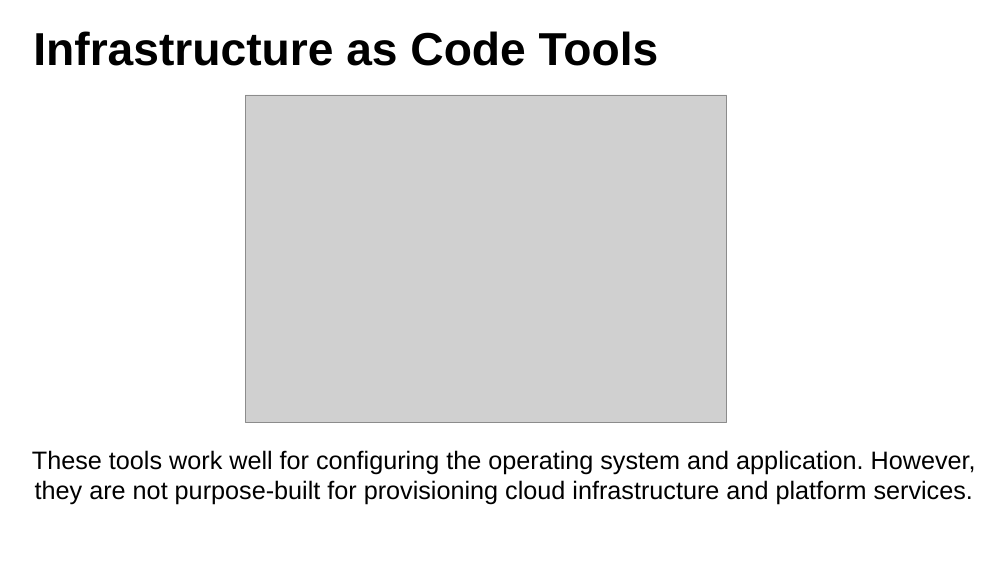
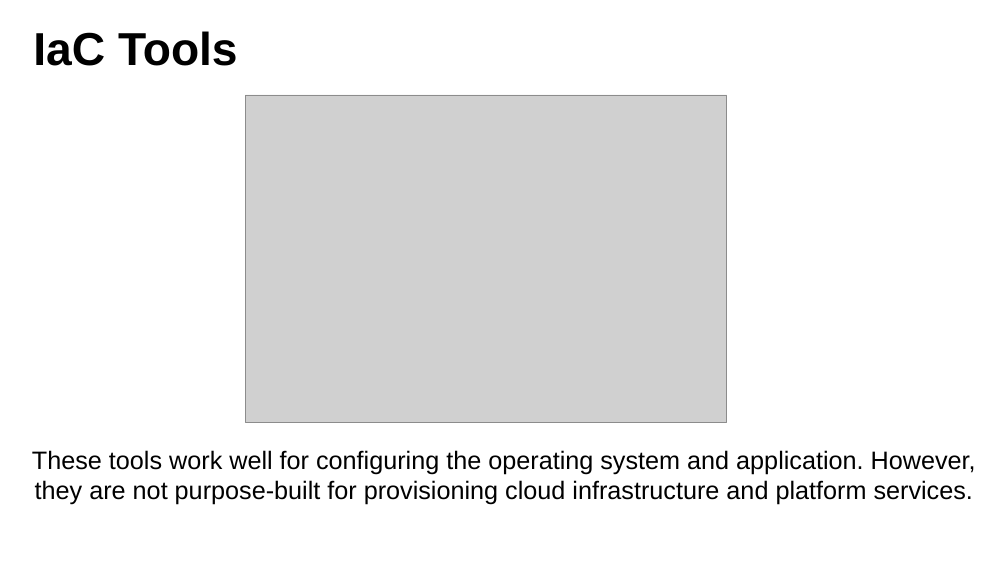
Before and after one commit to sanjaysrikakulam/terraform_clum2025, a slide deck: slide 4 of materials/terraform_openstack_tutorial.pptx. Drawn at 1008x567 pixels with LibreOffice and Linux fonts; fonts in the diff are those of the drawing; grey boxes stand for pictures. Boxes give left, top, right and bottom in pixels: in the first picture for what was removed or moved away, otherwise in the second. Text is boxed around its words. In the diff, an @@ line names an element or a change of style, - is before the commit and + after.

```diff
--- a/materials/terraform_openstack_tutorial.pptx
+++ b/materials/terraform_openstack_tutorial.pptx
@@ title at (33,31,238,66): text changed @@
-Infrastructure as Code Tools
+IaC Tools
```
Also in this commit, not shown: 5 other slides changed, 1 slide added.
